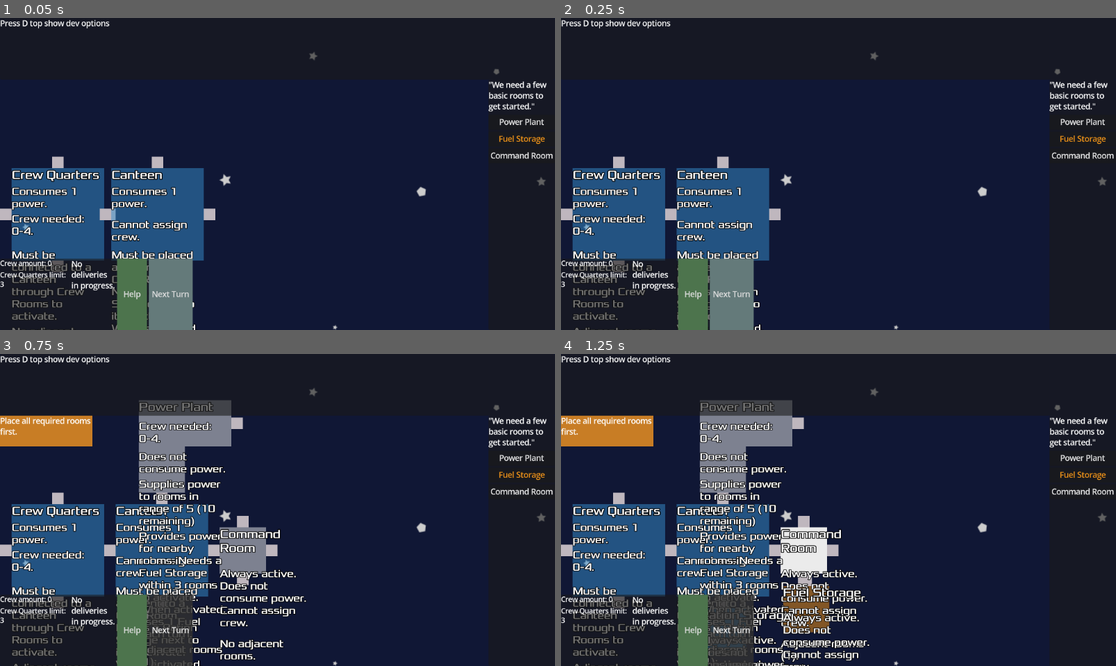
Above: before the commit, frames 1-4 (two rows, left to right).
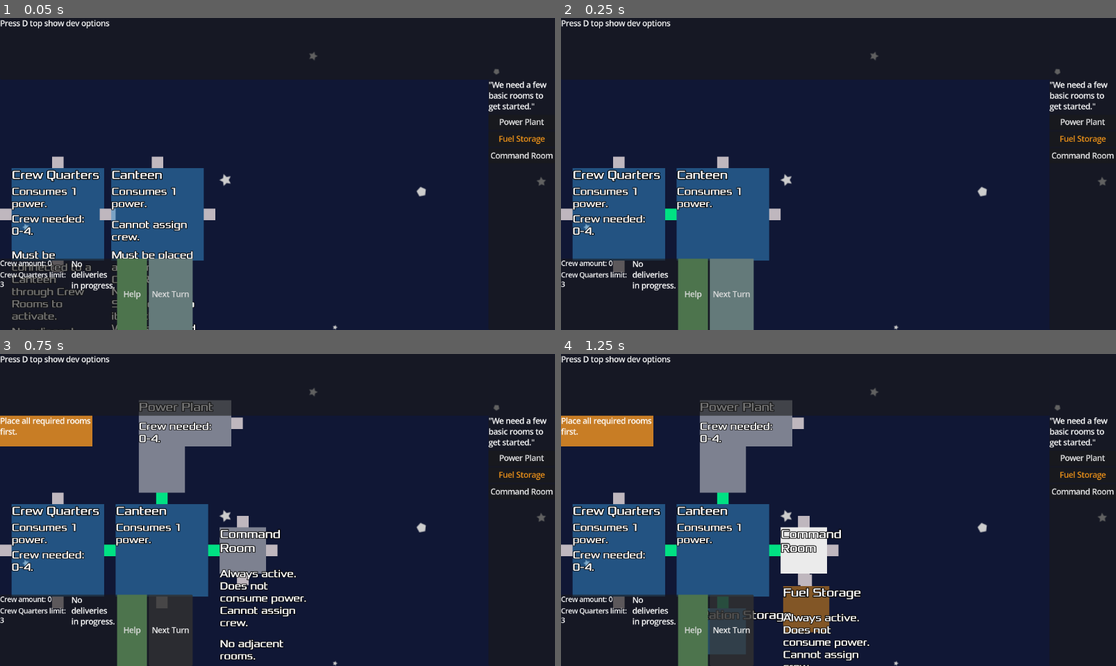
Above: after the commit, the same moments.

Repository: juhanikat/mothership
Game: Godot game, scene res://scenes/main.tscn
Two runs of this game, one before a commit and one after it. Both use one fixed random seed, a clock stepped at 60 frames per second and the inputs below. The engine's default icon, where the game draws it, is replaced by a stand-in: a white triangle on a blue panel in a dark square.
Inputs:
- Up to frame 1 (0.05 s): no input
- Up to frame 2 (0.25 s): no input
- Up to frame 3 (0.75 s): click "Next Turn" at 0.5 s
- Up to frame 4 (1.25 s): no input

Frame 1 is identical in both runs. In frame 2, 1.6% of the frame differs, in the area x 2-37%, y 61-100%; in frame 3, 4.9%; in frame 4, 6.1%, in the area x 2-56%, y 31-100%.

Commit message:
connectors are now colored if they are close enough to connect to another conn

Diff:
--- a/gameplay_scripts/main.gd
+++ b/gameplay_scripts/main.gd
@@ -69,17 +69,21 @@
 	if create_testing_rooms:
 		var testing_room_types = [RoomType.CREW_QUARTERS, RoomType.CANTEEN, RoomType.POWER_PLANT, RoomType.COMMAND_ROOM, RoomType.RATION_STORAGE, RoomType.FUEL_STORAGE]
 		for location: Node2D in testing_room_locations.get_children():
-
 			# creates testing room and adds it as a child to TestingRooms.
 			# it's best to keep TestingROomLocations in a straight line so the rooms can connect easily
 			# also, make sure the amount of spawned rooms matches the amount of locations!
 			var new_room = create_testing_room(testing_room_types.pop_front(), location.global_position)
 			# connects all rooms that are placed by default, as long as they are near enough one another
-			var all_connectors: Array[Connector]
-			all_connectors.assign(get_tree().get_nodes_in_group("Connector"))
-			var connector_pair: Array[Connector] = RoomConnections.find_connector_pairing(new_room.get_own_connectors(), all_connectors, 1000)
-			if len(connector_pair) > 0 and not new_room.locked:
-				await new_room.connect_rooms(connector_pair)
+			new_room.connecting_rooms = true
+			var conn_pair = new_room.get_connection_candidates()
+			if conn_pair:
+				var connected = await new_room.try_to_connect_rooms(conn_pair)
+				if connected:
+					new_room.picked = false
+					GlobalVariables.room_is_picked = false
+					new_room.room_info.shrink_info()
+					new_room.locked = true
+			new_room.connecting_rooms = false
 
 			await get_tree().physics_frame
 			for room: Room in get_tree().get_nodes_in_group("Room"):
--- a/gameplay_scripts/room/RoomConnections.gd
+++ b/gameplay_scripts/room/RoomConnections.gd
@@ -128,23 +128,3 @@
 
 	explored.erase(start_room)
 	return explored
-
-
-## loop through all connectors (in the entire game),
-## and find the closest two connectors that are in range of each other.
-## If found, returns a list containing both connectors, and an empty list otherwise.
-static func find_connector_pairing(current_room_connectors: Array[Connector], all_connectors: Array[Connector], max_distance: int) -> Array[Connector]:
-	var closest_pair: Array[Connector] = []
-	var closest_pair_distance = null
-	for own_connector: Area2D in current_room_connectors:
-		for other_connector: Area2D in all_connectors:
-			if other_connector in current_room_connectors:
-				continue
-			var distance = own_connector.global_position.distance_to(other_connector.global_position)
-			if distance < max_distance and (len(closest_pair) == 0 or distance < closest_pair_distance):
-				## NOTE: Remember that own_connector must be first in the list!
-				closest_pair = [own_connector, other_connector]
-				closest_pair_distance = distance
-	if closest_pair:
-		return closest_pair
-	return []
--- a/gameplay_scripts/room/connector.gd
+++ b/gameplay_scripts/room/connector.gd
@@ -4,6 +4,7 @@
 @export var collision_polygon: CollisionPolygon2D
 @export var nav_region: NavigationRegion2D
 @export var texture_polygon: Polygon2D
+@export var check_connection_timer: Timer
 
 var connector_color = Color("bfb7be")
 var hovering: bool = false
@@ -76,14 +77,13 @@
 			overlapping_rooms.append(area)
 		elif area.is_in_group("Connector"):
 			overlapping_conns.append(area)
-	print(overlapping_conns)
 	return overlapping_rooms
 
 
+## Returns the connector that is connected to this one (both connectors must fully overlap),
+## or null otherwise.
+## Used when a room is connected to see which rooms must have their "adjacent_rooms" lists updated.
 func connected_to() -> Variant:
-	## Returns the connector that is connected to this one (both connectors must fully overlap),
-	## or null otherwise.
-	## Used when a room is connected to see which rooms must have their "adjacent_rooms" lists updated.
 	for connector: Connector in get_tree().get_nodes_in_group("Connector"):
 		if connector == self:
 			continue
--- a/gameplay_scripts/room/room.gd
+++ b/gameplay_scripts/room/room.gd
@@ -4,6 +4,7 @@
 const RoomShape = RoomData.RoomShape
 const MAX_CONNECTOR_DISTANCE = 40
 
+@export var check_connection_timer: Timer
 @export var texture_polygon: Polygon2D
 @export var crew_member_node: Node2D
 @export var highlight_line: Line2D
@@ -28,6 +29,7 @@
 var locked: bool = false # true once room has been placed and can no longer be moved.
 
 var connecting_rooms: bool = false # used in _unhandled_input to keep room still while connecting.
+var closest_conns_pair = [] # used to highlight two Connectors that are close enough to pair
 var target_rotation: float = 0
 
 var room_name: String
@@ -186,12 +188,9 @@
 	if event.is_action_pressed("move_room"):
 		if picked and not connecting_rooms:
 			connecting_rooms = true
-			var all_connectors: Array[Connector]
-			# weird trick to cast the type correctly
-			all_connectors.assign(get_tree().get_nodes_in_group("Connector"))
-			var connector_pair: Array[Connector] = RoomConnections.find_connector_pairing(get_own_connectors(), all_connectors, 20)
-			if len(connector_pair) == 2:
-				var connected = await connect_rooms(connector_pair)
+			var conn_pair = get_connection_candidates()
+			if conn_pair:
+				var connected = await try_to_connect_rooms(conn_pair)
 				if connected:
 					picked = false
 					GlobalVariables.room_is_picked = false
@@ -233,10 +232,28 @@
 	highlight_line_timer.start(time)
 
 
+## Returns the Connector of this room that is closest to another room's Connector,
+## or null if none are found in connection range.
+func get_connection_candidates() -> Array:
+	var closest_pair = []
+	var closest_conn_distance = null
+
+	var own_conns = get_own_connectors()
+	for own_conn in own_conns:
+		for other_conn: Connector in get_tree().get_nodes_in_group("Connector"):
+			if other_conn in own_conns:
+				continue
+			var distance = own_conn.global_position.distance_to(other_conn.global_position)
+			if distance < 75 and (len(closest_pair) == 0 or distance < closest_conn_distance):
+				closest_pair = [own_conn, other_conn]
+				closest_conn_distance = distance
+	return closest_pair
+
+
 ## Called when a room is placed while near another room.
 ## If the room can be placed, the "room_connected" signal is emitted and the list of own connectors
 ## is looped through so that ALL newly adjacent rooms can get connected properly.
-func connect_rooms(connector_pair: Array[Connector]) -> bool:
+func try_to_connect_rooms(connector_pair) -> bool:
 	var rules_passed = RoomConnections.check_placement_rules(self, connector_pair[1].get_parent_room())
 	if not rules_passed:
 		return false
@@ -380,6 +397,7 @@
 		main.cut_room_shape_from_nav_region(self, get_own_connectors())
 
 	# done by all rooms in the game whenever any room is connected
+	room_info.shrink_info()
 	for conn in get_own_connectors():
 		conn.check_deletion()
 
@@ -408,3 +426,20 @@
 
 func _on_highlight_line_timer_timeout() -> void:
 	highlight_anim_player.play("hide_highlight")
+
+
+func _on_check_connection_timer_timeout() -> void:
+	var new_conn_pair = get_connection_candidates()
+	if new_conn_pair:
+		if closest_conns_pair:
+			closest_conns_pair[0].texture_polygon.color = Color(0.749, 0.718, 0.745)
+			closest_conns_pair[1].texture_polygon.color = Color(0.749, 0.718, 0.745)
+		closest_conns_pair = new_conn_pair
+		closest_conns_pair[0].texture_polygon.color = Color(0.0, 0.886, 0.516)
+		closest_conns_pair[1].texture_polygon.color = Color(0.0, 0.886, 0.516)
+	elif closest_conns_pair:
+		closest_conns_pair[0].texture_polygon.color = Color(0.749, 0.718, 0.745)
+		closest_conns_pair[1].texture_polygon.color = Color(0.749, 0.718, 0.745)
+		closest_conns_pair = []
+	if locked:
+		check_connection_timer.stop()
--- a/scenes/connector.tscn
+++ b/scenes/connector.tscn
@@ -2,11 +2,12 @@
 
 [ext_resource type="Script" uid="uid://cilnba8yxxsj2" path="res://gameplay_scripts/room/connector.gd" id="1_xi27r"]
 
-[node name="Connector" type="Area2D" node_paths=PackedStringArray("collision_polygon", "nav_region", "texture_polygon") groups=["Connector"]]
+[node name="Connector" type="Area2D" node_paths=PackedStringArray("collision_polygon", "nav_region", "texture_polygon", "check_connection_timer") groups=["Connector"]]
 script = ExtResource("1_xi27r")
 collision_polygon = NodePath("CollisionPolygon2D")
 nav_region = NodePath("NavigationRegion2D")
 texture_polygon = NodePath("TexturePolygon")
+check_connection_timer = NodePath("")
 
 [node name="CollisionPolygon2D" type="CollisionPolygon2D" parent="."]
 polygon = PackedVector2Array(-8, -8, -8, 8, 8, 8, 8, -8)
--- a/scenes/main.tscn
+++ b/scenes/main.tscn
@@ -40,7 +40,7 @@
 position = Vector2(408, 208)
 
 [node name="Location4" type="Node2D" parent="TestingRoomLocations"]
-position = Vector2(568, 383)
+position = Vector2(560, 384)
 
 [node name="Location5" type="Node2D" parent="TestingRoomLocations"]
 position = Vector2(408, 480)
--- a/scenes/room.tscn
+++ b/scenes/room.tscn
@@ -56,8 +56,9 @@
 &"show_highlight": SubResource("Animation_ppkfq")
 }
 
-[node name="Room" type="Area2D" node_paths=PackedStringArray("texture_polygon", "crew_member_node", "h …(207 unchanged characters)…
+[node name="Room" type="Area2D" node_paths=PackedStringArray("check_connection_timer", "texture_polygon", "crew_member_node", "h …(207 unchanged characters)…
 script = ExtResource("1_ppkfq")
+check_connection_timer = NodePath("CheckConnectionTimer")
 texture_polygon = NodePath("TexturePolygon")
 crew_member_node = NodePath("AssignedCrewMembers")
 highlight_line = NodePath("HighlightLine")
@@ -71,6 +72,10 @@
 all_room_highlights = NodePath("AllRoomHighlightLines")
 raycast = NodePath("RayCast2D")
 raycast_line = NodePath("RayCast2D/RayCastLine")
+
+[node name="CheckConnectionTimer" type="Timer" parent="."]
+wait_time = 0.2
+autostart = true
 
 [node name="Polygon" type="CollisionPolygon2D" parent="."]
 
@@ -165,4 +170,5 @@
 [connection signal="area_exited" from="." to="." method="_on_area_exited"]
 [connection signal="mouse_entered" from="." to="." method="_on_mouse_entered"]
 [connection signal="mouse_exited" from="." to="." method="_on_mouse_exited"]
+[connection signal="timeout" from="CheckConnectionTimer" to="." method="_on_check_connection_timer_timeout"]
 [connection signal="timeout" from="HighlightLine/HighlightLineTimer" to="." method="_on_highlight_line_timer_timeout"]
Not shown: 1 places in scenes/hud.tscn that only renumber resources
